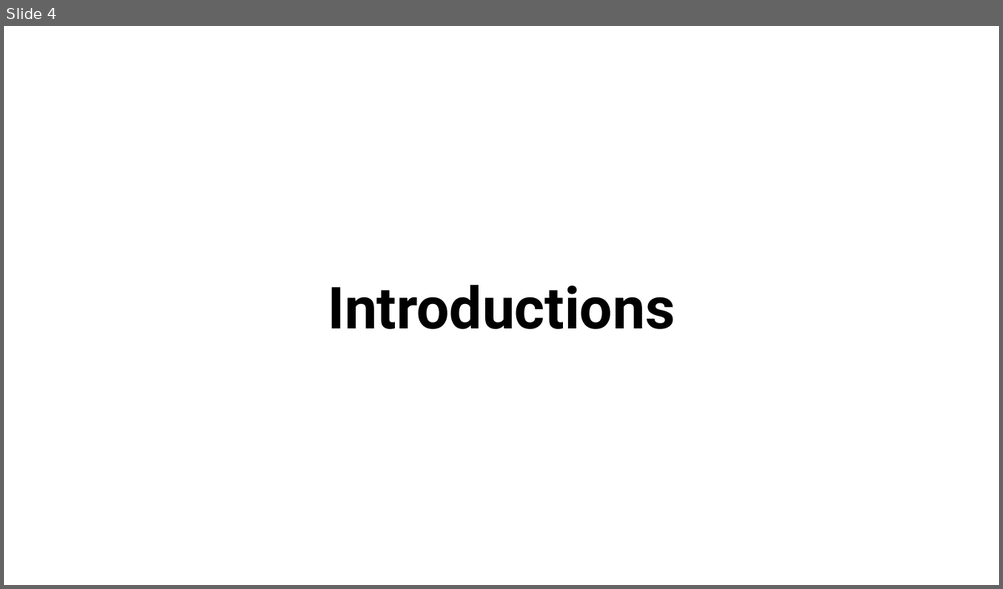
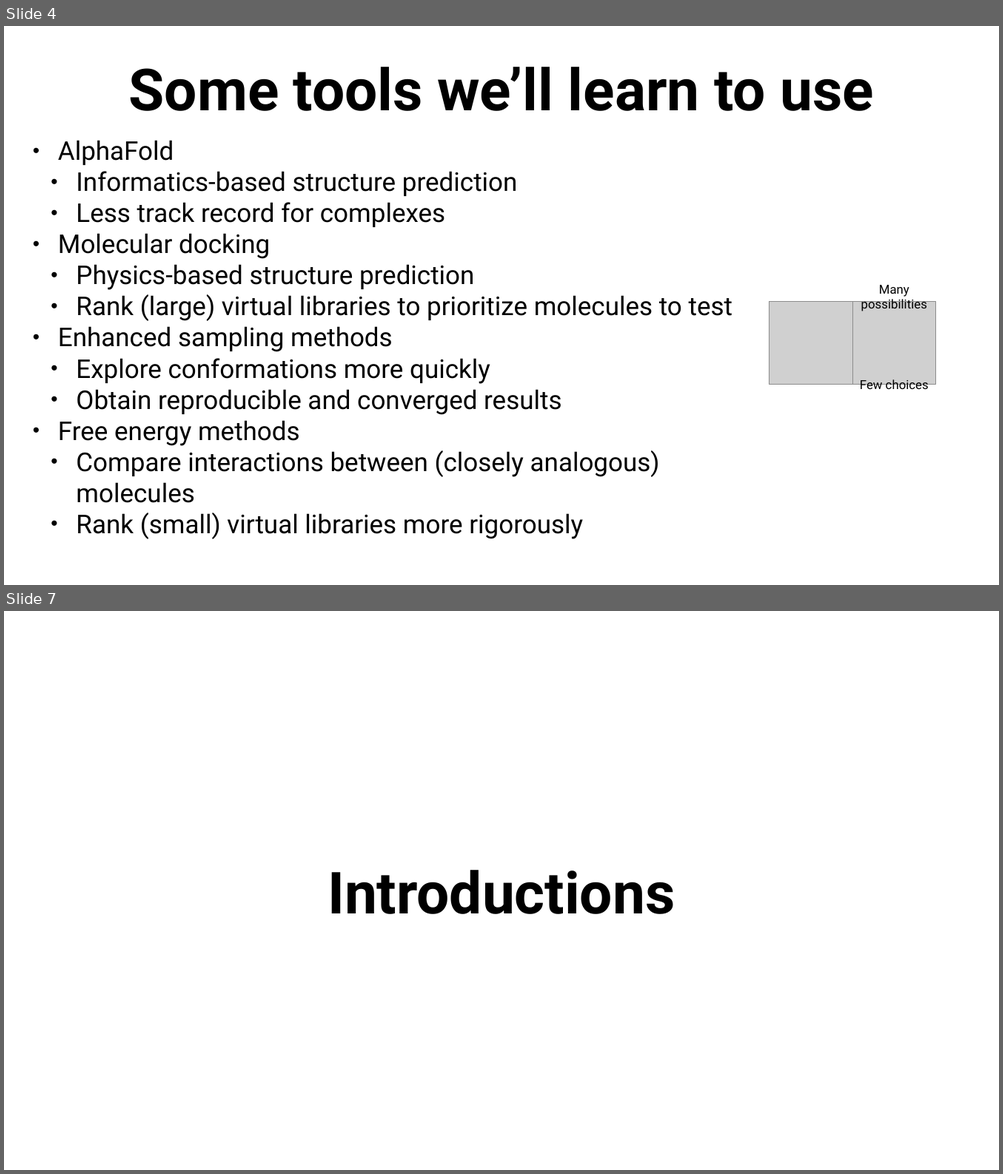
Before and after one commit to anirudhatalmale6-alt/Chem456-2026S, a slide deck: slides/0112-Introduction.pptx. Shown one above the other, each under a label of ours: slide 4 before the commit, slides 4 and 7 after it; the slides between them are not shown. The pictures are 1003x589 and 1003x1174 pixels, drawn with LibreOffice and Linux fonts; fonts in the diff are those of the drawing; grey boxes stand for pictures. Boxes give left, top, right and bottom in pixels: in the first picture for what was removed or moved away, otherwise in the second. Text is boxed around its words. In the diff, an @@ line names an element or a change of style, - is before the commit and + after.

```diff
--- a/slides/0112-Introduction.pptx
+++ b/slides/0112-Introduction.pptx
@@ slide 4 added at (4, 26, 999, 585), background #FFFFFF @@
@@ title added at (129, 67, 874, 111), 112 pt, text #000000, bold @@
+Some tools we’ll learn to use
@@ text added at (58, 140, 733, 540), 50 pt, text #000000 @@
+• AlphaFold
+  • Informatics-based structure prediction
+  • Less track record for complexes
+• Molecular docking
+  • Physics-based structure prediction
+  • Rank (large) virtual libraries to prioritize molecules to test
+• Enhanced sampling methods
+  • Explore conformations more quickly
+  • Obtain reproducible and converged results
+• Free energy methods
+  • Compare interactions between (closely analogous) molecules
+  • Rank (small) virtual libraries more rigorously
@@ group added at (769, 285, 935, 393): 2 pictures, 2 texts @@
+Many possibilities
+Few choices
@@ what was slide 4 is now slide 7 @@
```
Also in this commit, not shown: 3 slides changed, 15 other slides added, 6 slides removed, 2 other files.
